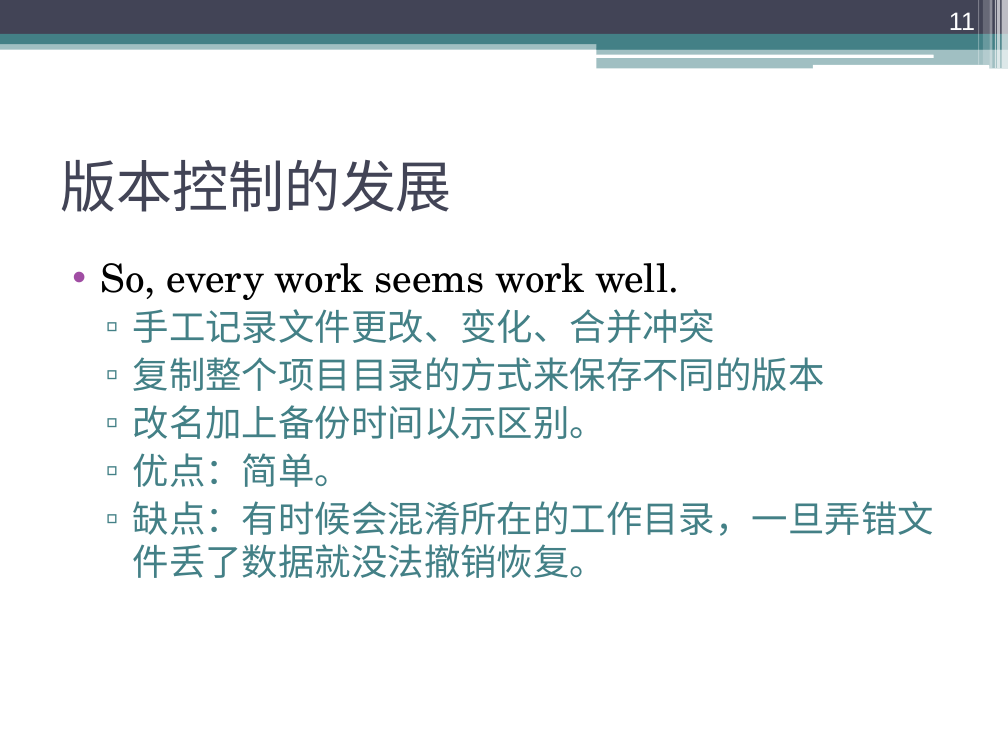
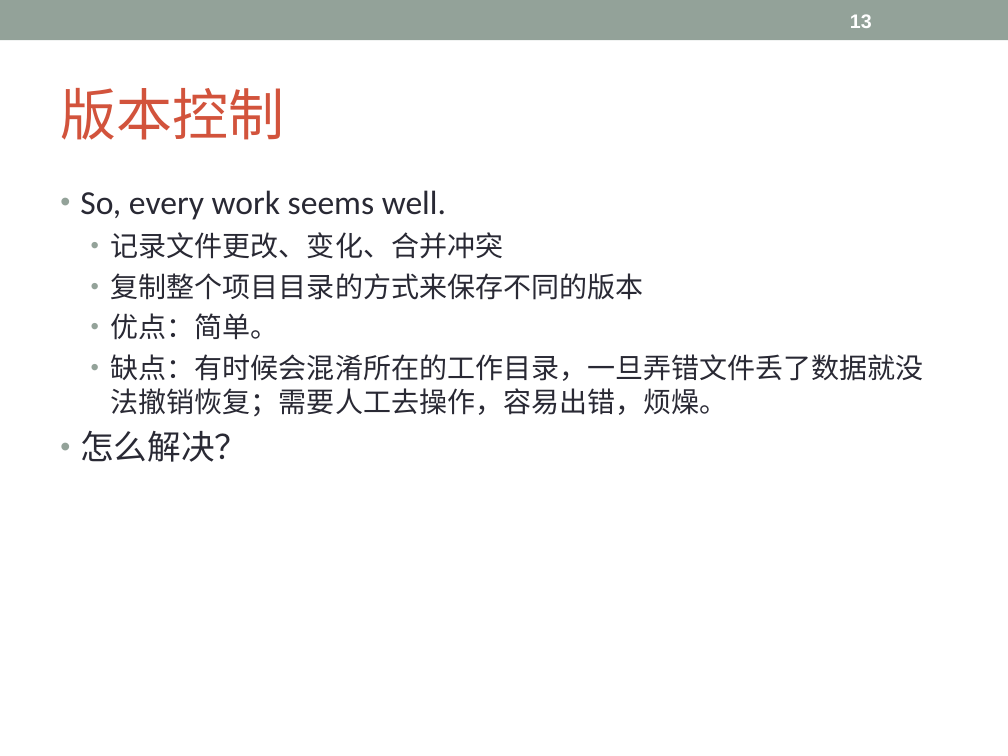
Before and after one commit to Lyon-NEU/Git, a slide deck: slide 13 of git.ppt (slide 11 before the commit). Drawn at 1008x756 pixels with LibreOffice and Linux fonts; fonts in the diff are those of the drawing. Boxes give left, top, right and bottom in pixels: in the first picture for what was removed or moved away, otherwise in the second. Text is boxed around its words. In the diff, an @@ line names an element or a change of style, - is before the commit and + after.

```diff
--- a/git.ppt
+++ b/git.ppt
@@ rectangle resized from (x1=0, y1=0, x2=1008, y2=34) to (x1=0, y1=0, x2=1008, y2=40) @@
@@ rectangle at (x1=0, y1=0, x2=1008, y2=40): fill #424456 to #93A299 @@
@@ page number added at (x1=850, y1=14, x2=872, y2=28), 14 pt, text #FFFFFF, bold @@
+13
@@ page number removed at (x1=949, y1=12, x2=975, y2=36) @@
-11
@@ rectangle removed at (x1=978, y1=0, x2=979, y2=65) @@
@@ rectangle removed at (x1=983, y1=0, x2=989, y2=65) @@
@@ rectangle removed at (x1=990, y1=0, x2=993, y2=69) @@
@@ rectangle removed at (x1=995, y1=0, x2=996, y2=69) @@
@@ rectangle removed at (x1=997, y1=0, x2=1000, y2=69) @@
@@ rectangle removed at (x1=1002, y1=0, x2=1008, y2=69) @@
@@ rectangle removed at (x1=0, y1=40, x2=1008, y2=49) @@
@@ rectangle removed at (x1=0, y1=34, x2=1008, y2=44) @@
@@ rounded rectangle removed at (x1=596, y1=54, x2=933, y2=57) @@
@@ rectangle removed at (x1=597, y1=39, x2=1008, y2=49) @@
@@ rectangle removed at (x1=597, y1=48, x2=1008, y2=69) @@
@@ title at (x1=60, y1=88, x2=284, y2=140): text changed; font Karla to Calibri; text colour #424456 to #D2533C @@
-版本控制的发展
+版本控制
@@ rounded rectangle removed at (x1=812, y1=65, x2=989, y2=69) @@
@@ text "So, every work seems well." moved from (x1=101, y1=263, x2=934, y2=578) to (x1=80, y1=190, x2=924, y2=462) @@
@@ text at (x1=80, y1=190, x2=504, y2=259): text changed; size 28 to 24 pt; font TeX Gyre Schola to Calibri; text colour #000000 to #292934 @@
-• So, every work seems work well.
-  ▫ 手工记录文件更改、变化、合并冲突
+• So, every work seems well.
+  • 记录文件更改、变化、合并冲突
@@ text at (x1=111, y1=273, x2=644, y2=340): size 26 to 20 pt, font TeX Gyre Schola to Calibri, text colour #438086 to #292934 in "复制整个项目目录的方式来保存不同的版本", "优点：简单。"; bullet ▫ to •; more space between paragraphs; bullet colour #438086 to #93A299 @@
@@ text at (x1=80, y1=354, x2=924, y2=462): text changed; size 26 to 20 pt; font TeX Gyre Schola to Calibri; text colour #438086 to #292934 @@
-  ▫ 缺点：有时候会混淆所在的工作目录，一旦弄错文件丢了数据就没法撤销恢复。
+  • 缺点：有时候会混淆所在的工作目录，一旦弄错文件丢了数据就没法撤销恢复；需要人工去操作，容易出错，烦燥。
+• 怎么解决？
@@ text at (x1=133, y1=405, x2=606, y2=439): paragraph removed @@
-  ▫ 改名加上备份时间以示区别。
```
Also in this commit, not shown: 21 other slides changed, 11 slides added, 6 slides removed.
